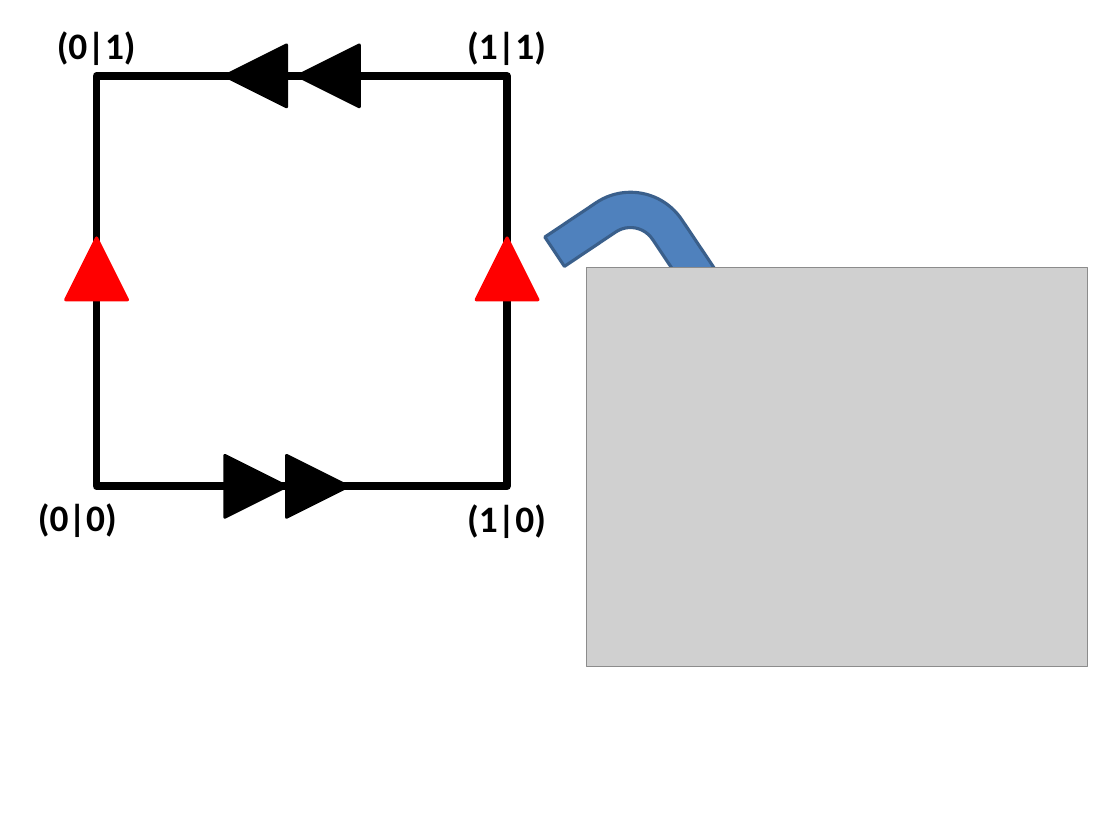
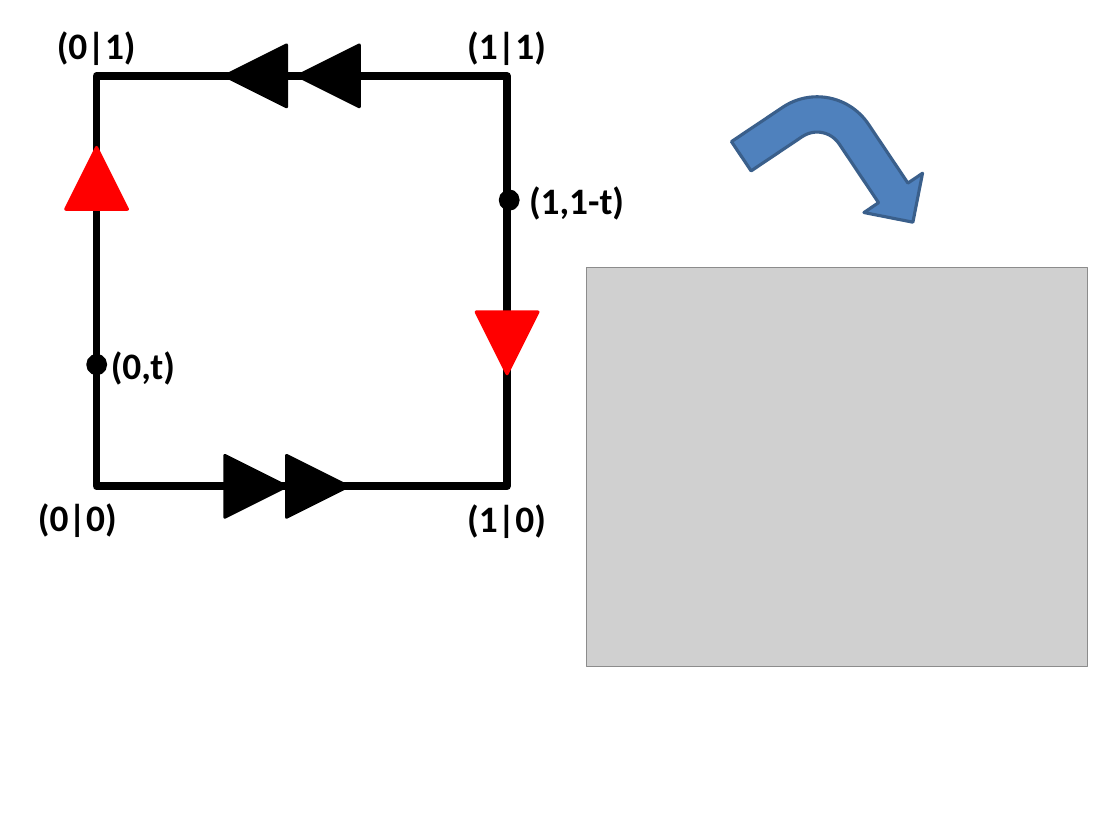
Before and after one commit to lutteropp/GeoTopo, a slide deck: slide 61 of images/Bilder.pptx. Drawn at 1120x840 pixels with LibreOffice and Linux fonts; fonts in the diff are those of the drawing; grey boxes stand for pictures. Boxes give left, top, right and bottom in pixels: in the first picture for what was removed or moved away, otherwise in the second. Text is boxed around its words. In the diff, an @@ line names an element or a change of style, - is before the commit and + after.

```diff
--- a/images/Bilder.pptx
+++ b/images/Bilder.pptx
@@ bent arrow: place and size @@
-bent arrow at bbox=[545, 159, 756, 377]
+bent arrow at bbox=[731, 63, 942, 282]
@@ triangle: place and size @@
-triangle at bbox=[66, 239, 128, 300]
+triangle at bbox=[66, 148, 128, 209]
@@ ellipse added at bbox=[501, 192, 519, 209], fill #000000, outline #000000 2 pt @@
@@ text added at bbox=[529, 186, 624, 220], 24 pt, text #000000, bold @@
+(1,1-t)
@@ triangle at bbox=[476, 312, 538, 374]: rotation 0 to 180 degrees @@
@@ ellipse added at bbox=[87, 355, 105, 373], fill #000000, outline #000000 2 pt @@
@@ text added at bbox=[111, 351, 175, 385], 24 pt, text #000000, bold @@
+(0,t)
```
Also in this commit, not shown: 4 slides added, 28 other files.
